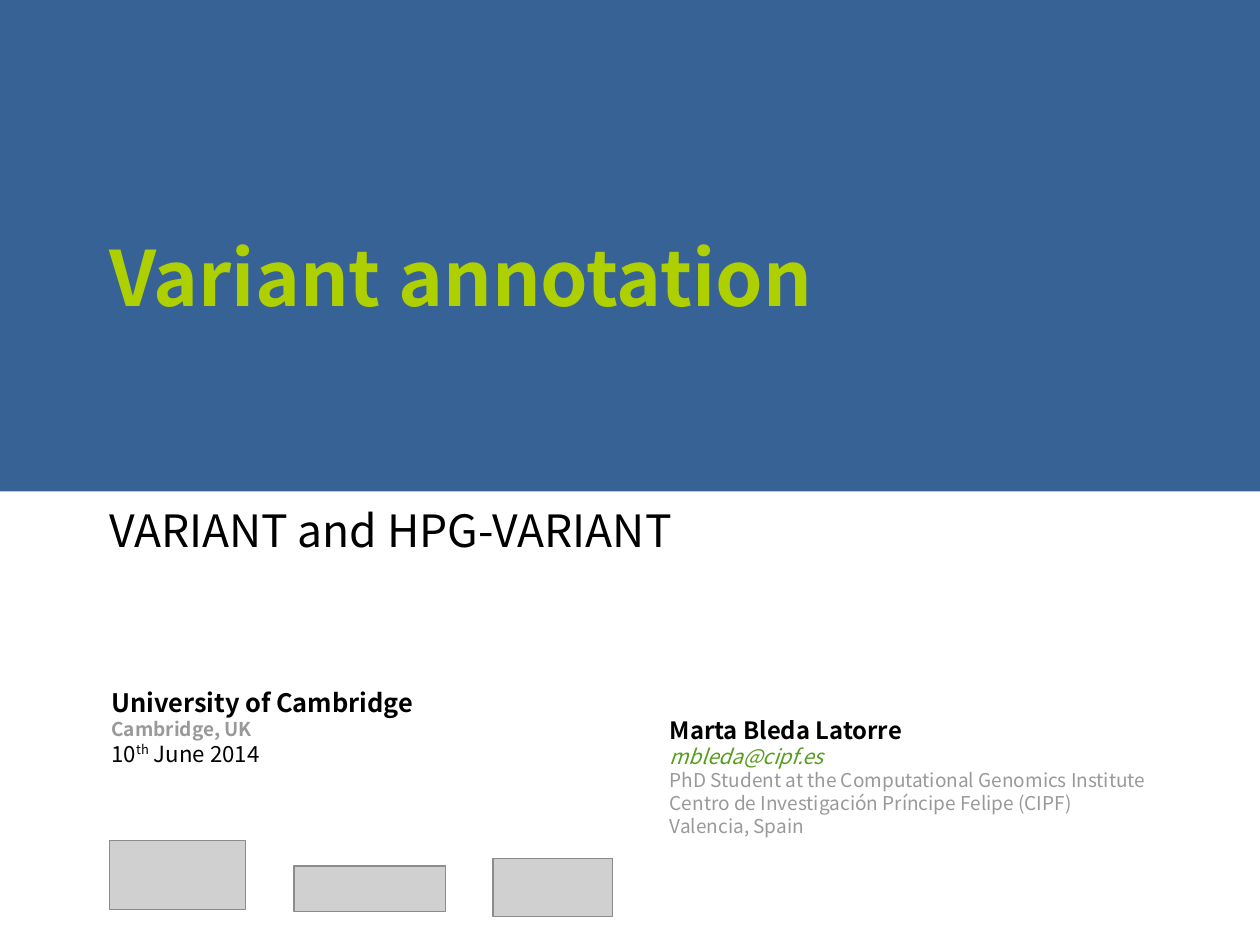
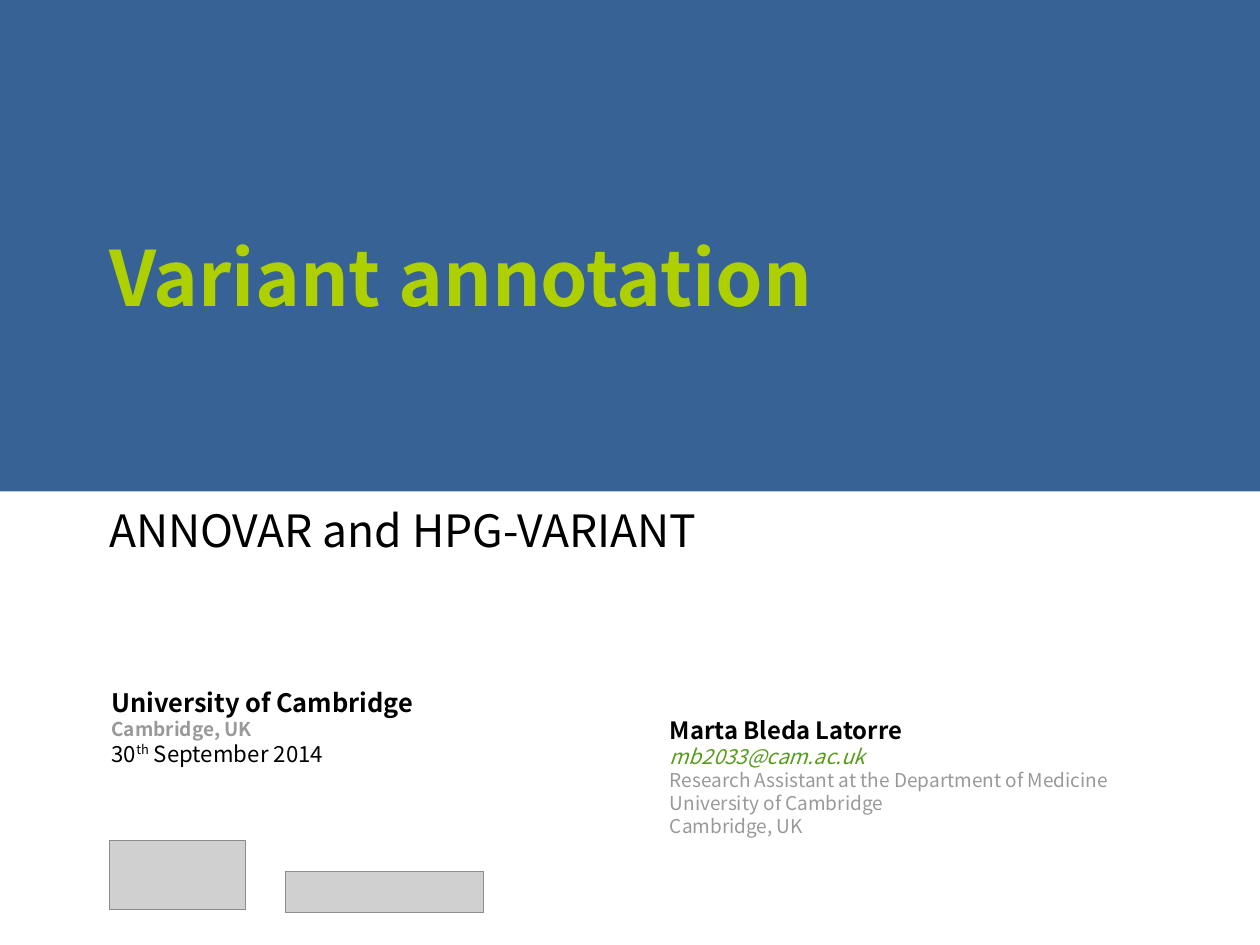
Before and after one commit to ngs-course/ngs-course.github.io, a slide deck: slide 1 of Course_Materials/variant_annotation/presentation/2014-Cambridge_variant_annotation.odp. Drawn at 1260x945 pixels with LibreOffice and Linux fonts; fonts in the diff are those of the drawing; grey boxes stand for pictures. Boxes give left, top, right and bottom in pixels: in the first picture for what was removed or moved away, otherwise in the second. Text is boxed around its words. In the diff, an @@ line names an element or a change of style, - is before the commit and + after.

Commit message:
Variant annotation updated

```diff
--- a/Course_Materials/variant_annotation/presentation/2014-Cambridge_variant_annotation.odp
+++ b/Course_Materials/variant_annotation/presentation/2014-Cambridge_variant_annotation.odp
@@ text at [109, 511, 696, 548]: text changed @@
-VARIANT and HPG-VARIANT
+ANNOVAR and HPG-VARIANT
@@ text at [154, 739, 323, 767]: text changed @@
-10th June 2014
+30th September 2014
@@ text at [670, 747, 1108, 838]: text changed @@
-mbleda@cipf.es
-PhD Student at the Computational Genomics Institute
-Centro de Investigación Príncipe Felipe (CIPF)
-Valencia, Spain
+mb2033@cam.ac.uk
+Research Assistant at the Department of Medicine
+University of Cambridge
+Cambridge, UK
@@ picture removed at [493, 859, 612, 917] @@
@@ picture: place and size @@
-picture at [294, 867, 446, 912]
+picture at [286, 871, 484, 912]
```
Also in this commit, not shown: 5 other slides changed, 8 other files.
